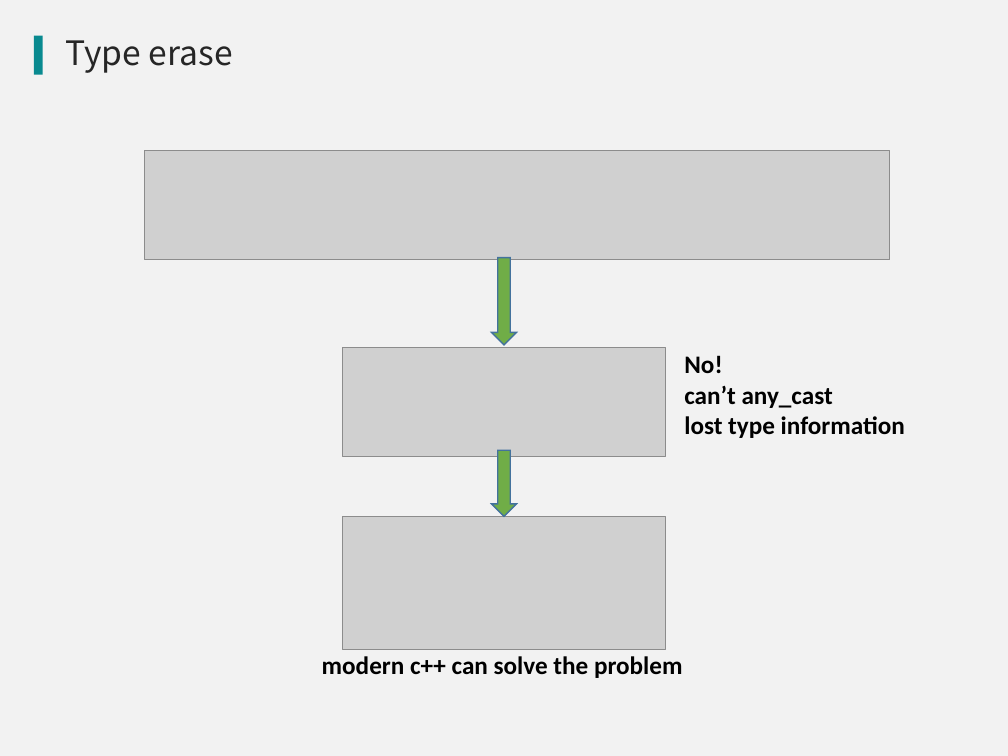
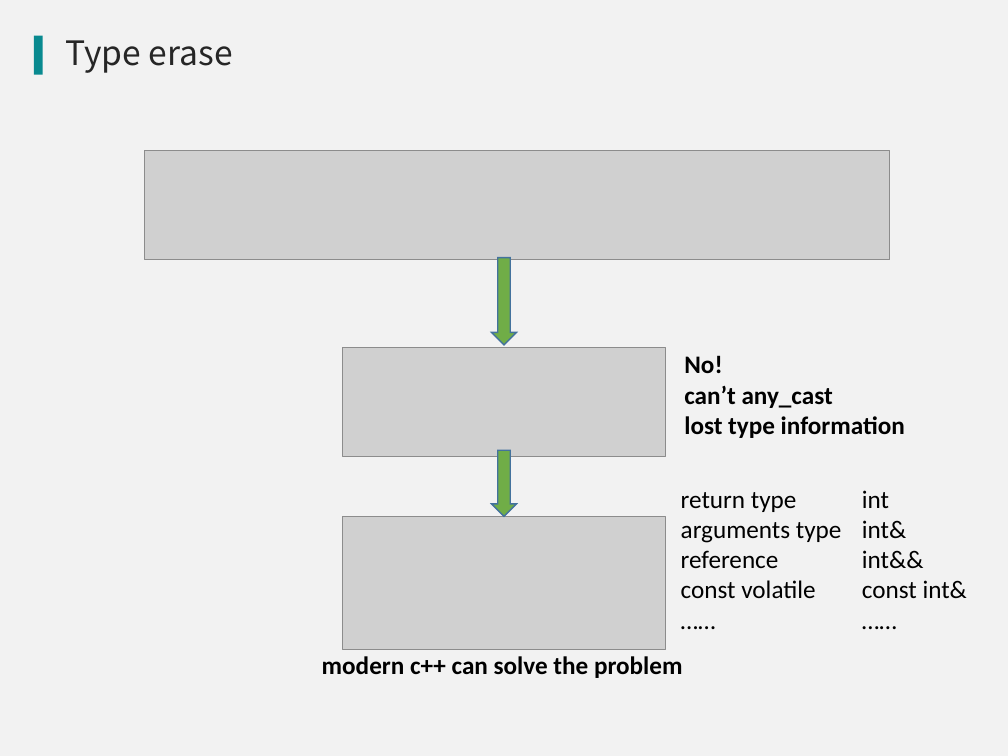
Before and after one commit to qicosmos/cppnow2017-ppt, a slide deck: slide 23 of An easy to use RPC framework implemented by c++11 and c++14 - shorter.pptx. Drawn at 1008x756 pixels with LibreOffice and Linux fonts; fonts in the diff are those of the drawing; grey boxes stand for pictures; background and template pictures are left out. Boxes give left, top, right and bottom in pixels: in the first picture for what was removed or moved away, otherwise in the second. Text is boxed around its words. In the diff, an @@ line names an element or a change of style, - is before the commit and + after.

```diff
--- a/An easy to use RPC framework implemented by c++11 and c++14 - shorter.pptx
+++ b/An easy to use RPC framework implemented by c++11 and c++14 - shorter.pptx
@@ text added at box(681, 492, 842, 598), 18 pt, text #000000 @@
+return type
+arguments type
+reference
+const volatile
+……
@@ text added at box(862, 490, 967, 599), 18 pt, text #000000 @@
+int
+int&
+int&&
+const int&
+……
```
Also in this commit, not shown: 6 other slides changed.
